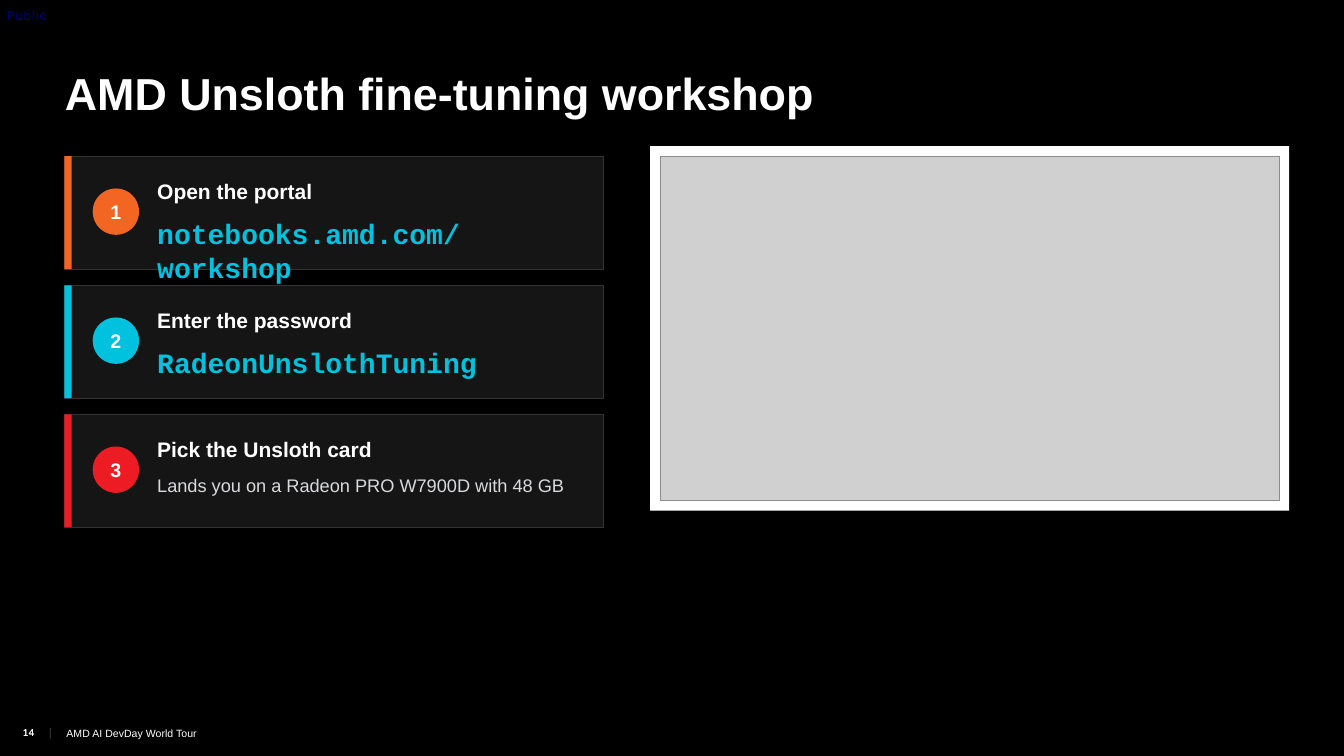
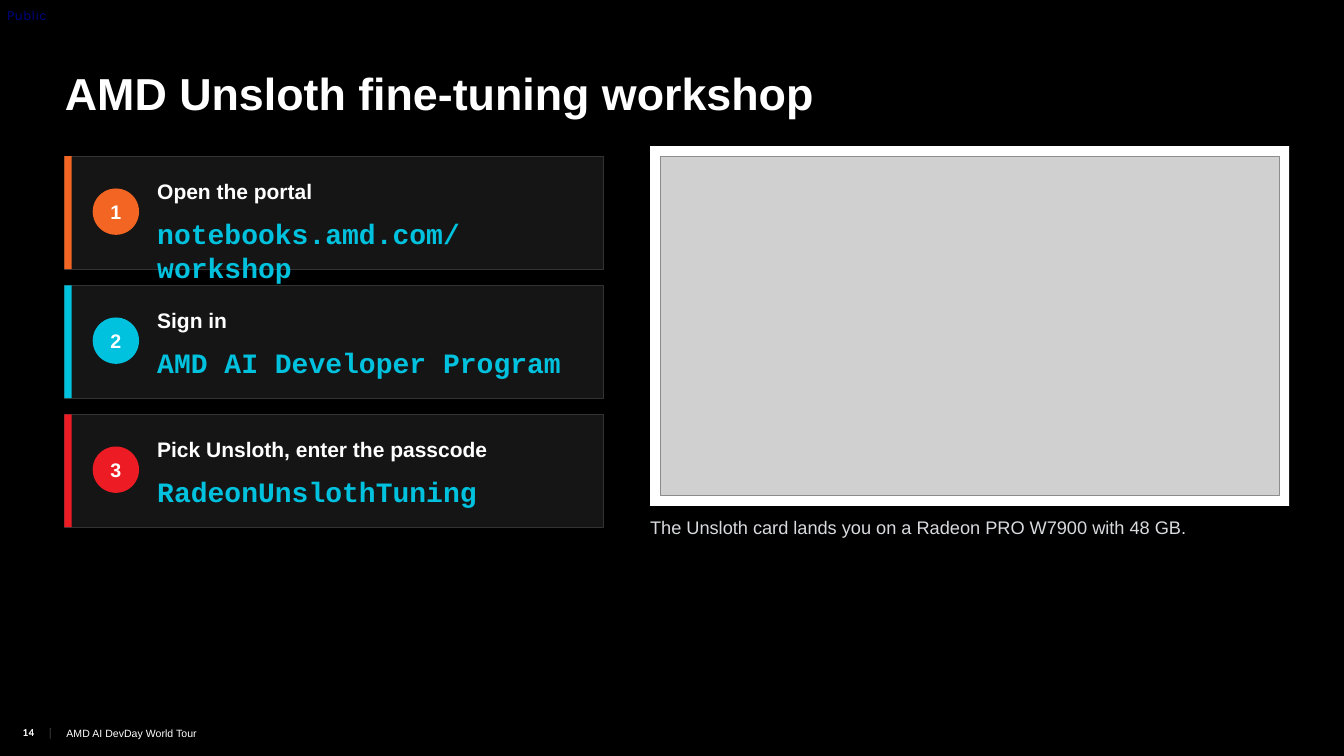
Before and after one commit to TwelveNights/Unsloth-RL-Workshop-on-Radeon, a slide deck: slide 14 of docs/AMD-Unsloth-GRPO-Fine-tuning1.pptx. Drawn at 1344x756 pixels with LibreOffice and Linux fonts; fonts in the diff are those of the drawing; grey boxes stand for pictures; background and template pictures are left out. Boxes give left, top, right and bottom in pixels: in the first picture for what was removed or moved away, otherwise in the second. Text is boxed around its words. In the diff, an @@ line names an element or a change of style, - is before the commit and + after.

Commit message:
Update deck for the current portal and notebook; add event slides
Portal (notebooks.amd.com/workshop) now signs in with an AMD AI Developer
Program account and asks for the passcode on the Unsloth card:
- Slide 14 steps: open the portal, sign in, pick Unsloth and enter the
  passcode. New screenshot of the current card page.
- Slides 3 and 19 say "Passcode" instead of "Password".

Notebook restructure:
- Slide 16 screenshot taken on a Radeon Cloud gfx1100 session showing the
  toy GRPO cell; slides 16 and 18 no longer mention a separate warmup cell.

Also:
- "Radeon PRO W7900D" is now "Radeon PRO W7900" throughout.
- Adds the AI DevDay World Tour Jenga slide and the Seoul session feedback
  survey from the Seoul DevDay copy of this deck.
- PDF re-exported from PowerPoint.

```diff
--- a/docs/AMD-Unsloth-GRPO-Fine-tuning1.pptx
+++ b/docs/AMD-Unsloth-GRPO-Fine-tuning1.pptx
@@ rectangle: place and size @@
-rectangle at box(650, 146, 1290, 511)
+rectangle at box(650, 146, 1290, 506)
@@ picture: place and size @@
-picture at box(660, 156, 1279, 501)
+picture at box(660, 156, 1279, 496)
@@ text at box(157, 312, 227, 332): text changed @@
-Enter the password
+Sign in
@@ text added at box(157, 353, 561, 379), 20 pt, text #00C2DE, bold @@
+AMD AI Developer Program
@@ text at box(157, 441, 487, 461): text changed @@
-Pick the Unsloth card
+Pick Unsloth, enter the passcode
@@ text "RadeonUnslothTuning": place and size @@
-text "RadeonUnslothTuning" at box(157, 353, 477, 379)
+text "RadeonUnslothTuning" at box(157, 482, 477, 508)
@@ text at box(650, 520, 1186, 538): text changed @@
-Lands you on a Radeon PRO W7900D with 48 GB
+The Unsloth card lands you on a Radeon PRO W7900 with 48 GB.
```
Also in this commit, not shown: 9 other slides changed, 2 slides added, 2 other files.
